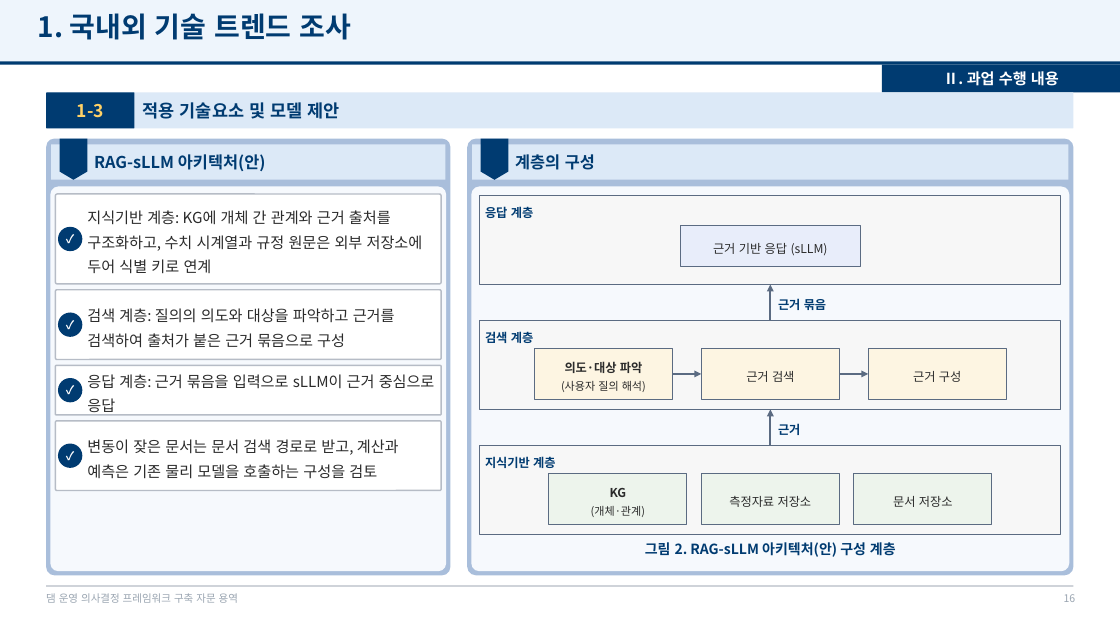
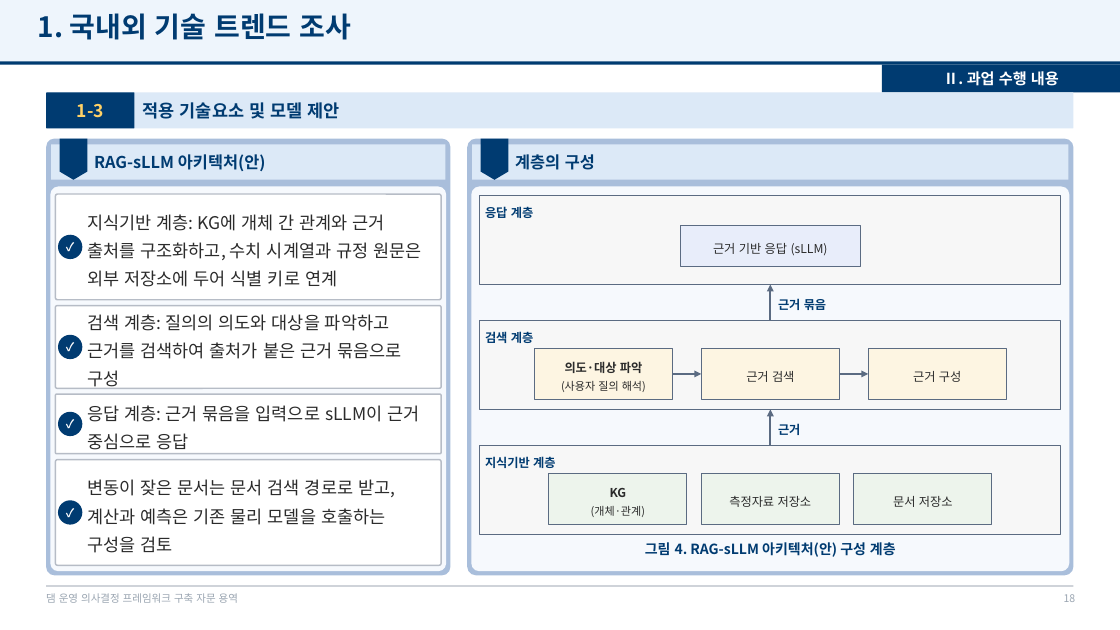
Before and after one commit to mkm1119/KGRAG-LLM, a slide deck: slide 18 of project_khnp/2026.12.09_최종보고회_발표자료_초안.pptx (slide 16 before the commit). Drawn at 1120x630 pixels with LibreOffice and Linux fonts; fonts in the diff are those of the drawing; background and template pictures are left out. Boxes give left, top, right and bottom in pixels: in the first picture for what was removed or moved away, otherwise in the second. Text is boxed around its words. In the diff, an @@ line names an element or a change of style, - is before the commit and + after.

```diff
--- a/project_khnp/2026.12.09_최종보고회_발표자료_초안.pptx
+++ b/project_khnp/2026.12.09_최종보고회_발표자료_초안.pptx
@@ rounded rectangle resized from (x1=55, y1=194, x2=441, y2=284) to (x1=55, y1=194, x2=441, y2=300) @@
@@ ellipse moved from (x1=58, y1=227, x2=82, y2=251) to (x1=58, y1=234, x2=82, y2=259) @@
@@ text "✓" moved from (x1=58, y1=227, x2=82, y2=251) to (x1=58, y1=234, x2=82, y2=259) @@
@@ rounded rectangle resized from (x1=55, y1=290, x2=441, y2=360) to (x1=55, y1=306, x2=441, y2=388) @@
@@ ellipse moved from (x1=58, y1=313, x2=82, y2=337) to (x1=58, y1=335, x2=82, y2=360) @@
@@ text "✓" moved from (x1=58, y1=313, x2=82, y2=337) to (x1=58, y1=335, x2=82, y2=360) @@
@@ rounded rectangle resized from (x1=55, y1=421, x2=441, y2=491) to (x1=55, y1=394, x2=441, y2=454) @@
@@ ellipse moved from (x1=58, y1=444, x2=82, y2=468) to (x1=58, y1=412, x2=82, y2=436) @@
@@ text "✓" moved from (x1=58, y1=444, x2=82, y2=468) to (x1=58, y1=412, x2=82, y2=436) @@
@@ text "응답 계층: 근거 묶음을 입력으로 ..." moved from (x1=87, y1=374, x2=435, y2=416) to (x1=87, y1=405, x2=419, y2=450) @@
@@ rounded rectangle resized from (x1=55, y1=365, x2=441, y2=415) to (x1=55, y1=460, x2=441, y2=565) @@
@@ size 13 to 15 pt in 4 elements at (x1=87, y1=214, x2=421, y2=287), (x1=87, y1=314, x2=401, y2=389), (x1=87, y1=405, x2=419, y2=450), (x1=87, y1=479, x2=395, y2=553) @@
@@ text "변동이 잦은 문서는 문서 검색 ..." moved from (x1=87, y1=439, x2=399, y2=479) to (x1=87, y1=479, x2=395, y2=553) @@
@@ ellipse moved from (x1=58, y1=378, x2=82, y2=402) to (x1=58, y1=501, x2=82, y2=525) @@
@@ text "✓" moved from (x1=58, y1=378, x2=82, y2=402) to (x1=58, y1=501, x2=82, y2=525) @@
@@ text at (x1=645, y1=542, x2=896, y2=557): text changed @@
-그림 2. RAG-sLLM 아키텍처(안) 구성 계층
+그림 4. RAG-sLLM 아키텍처(안) 구성 계층
```
Also in this commit, not shown: 17 other slides changed, 4 slides added, 2 other files.
